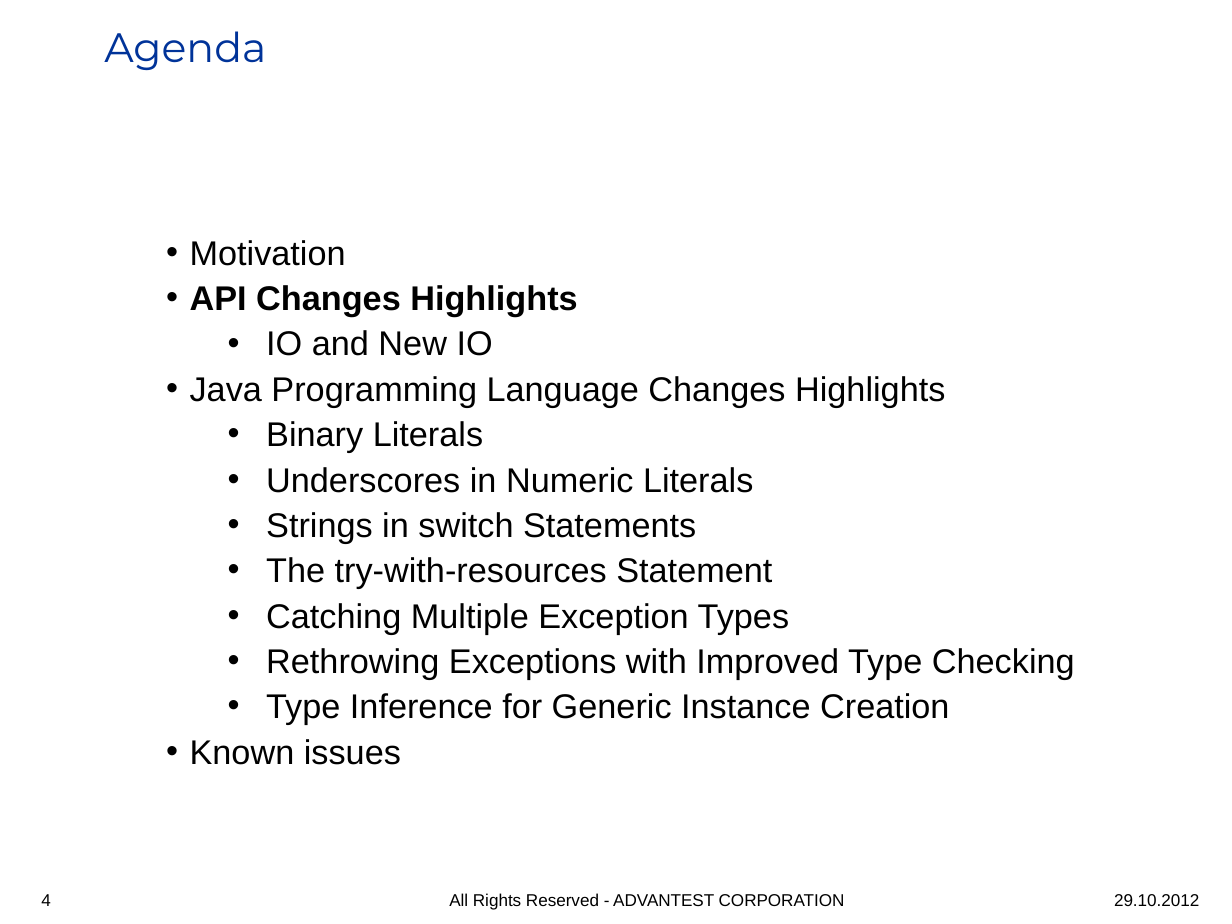
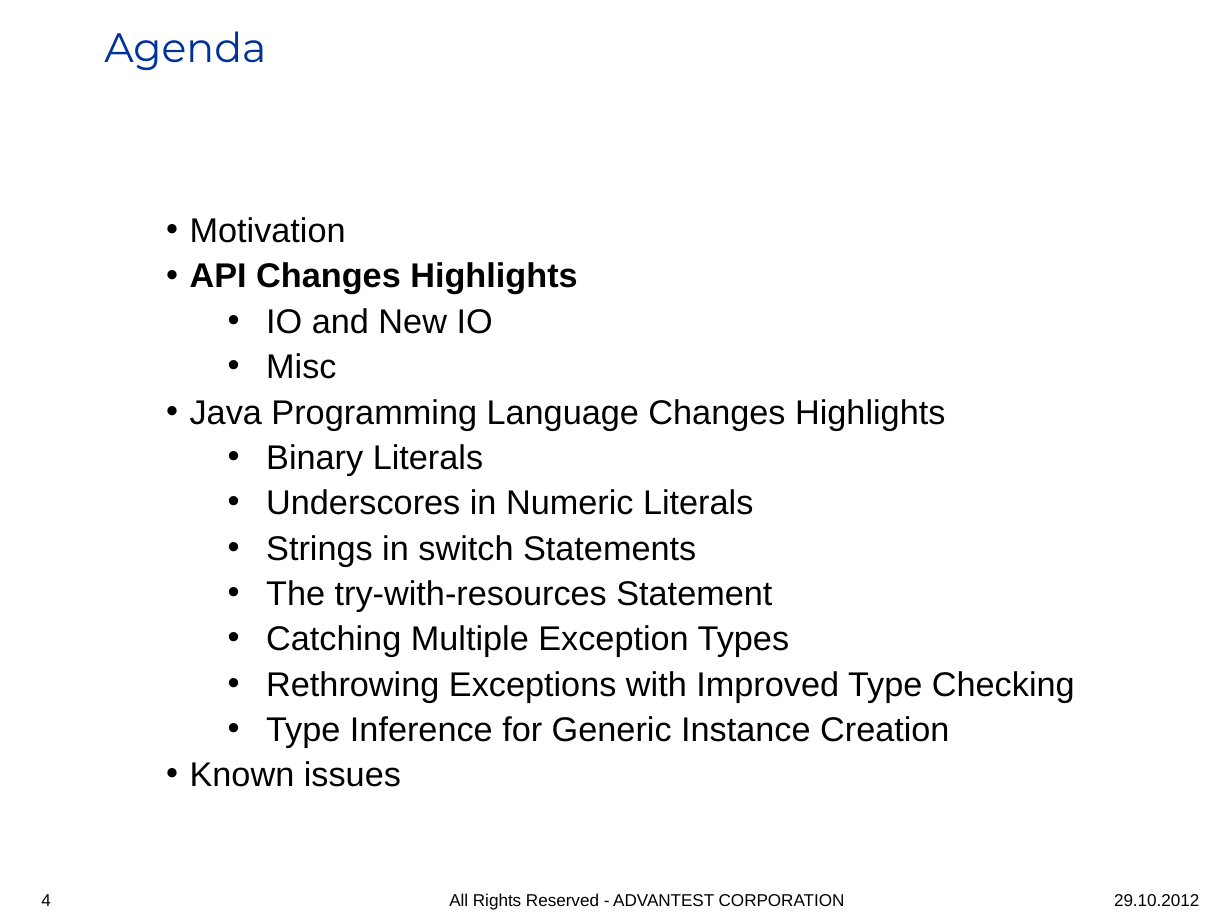
Before and after one commit to iloveeclipse/java7examples, a slide deck: slide 4 of doc/Java7_highlights.ppt. Drawn at 1232x924 pixels with LibreOffice and Linux fonts; fonts in the diff are those of the drawing; background and template pictures are left out. Boxes give left, top, right and bottom in pixels: in the first picture for what was removed or moved away, otherwise in the second. Text is boxed around its words. In the diff, an @@ line names an element or a change of style, - is before the commit and + after.

```diff
--- a/doc/Java7_highlights.ppt
+++ b/doc/Java7_highlights.ppt
@@ text at box(266, 353, 336, 379): paragraph added @@
+  • Misc
```
Also in this commit, not shown: 2 other slides changed, 2 slides added, 1 other file.
